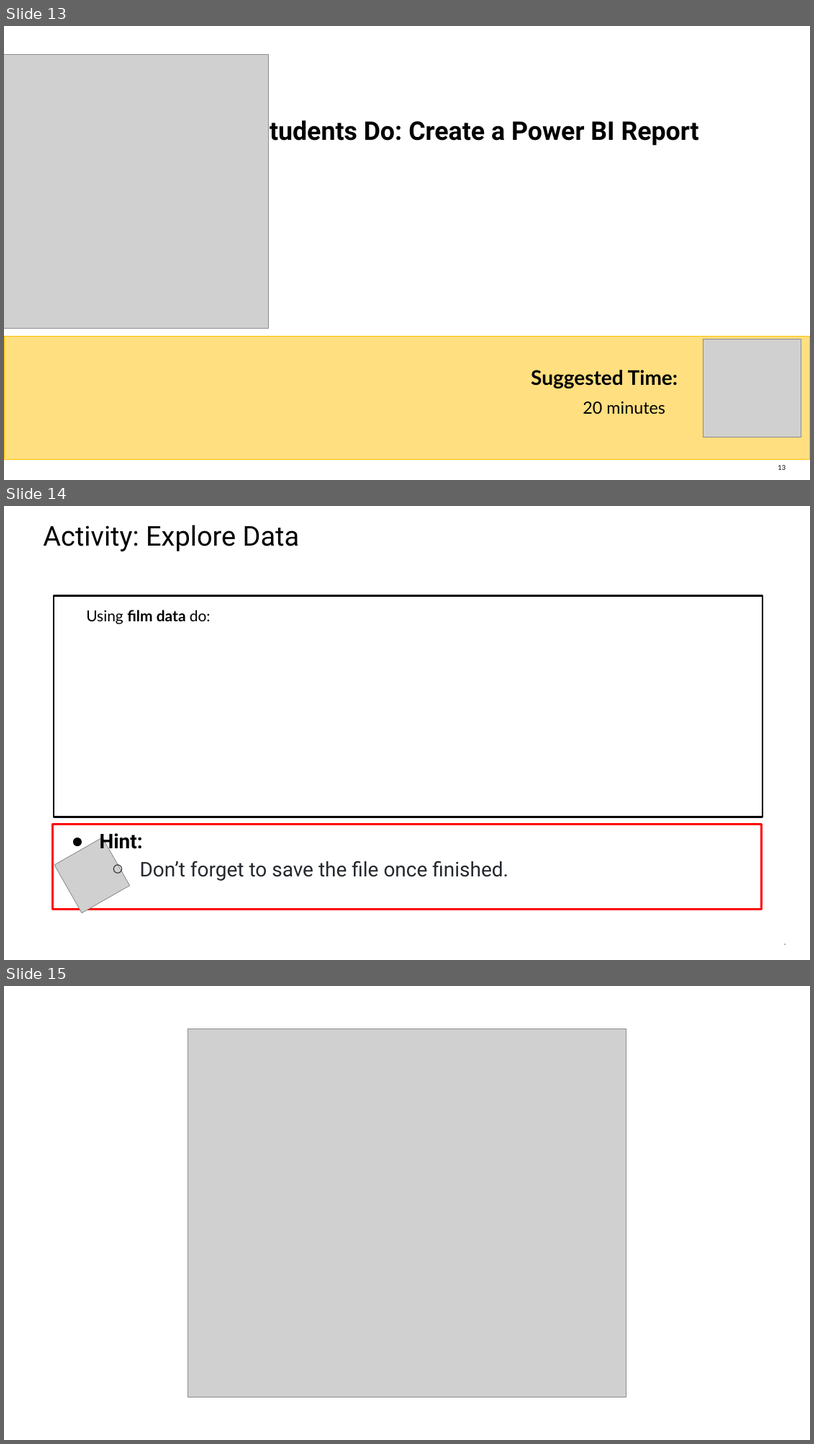
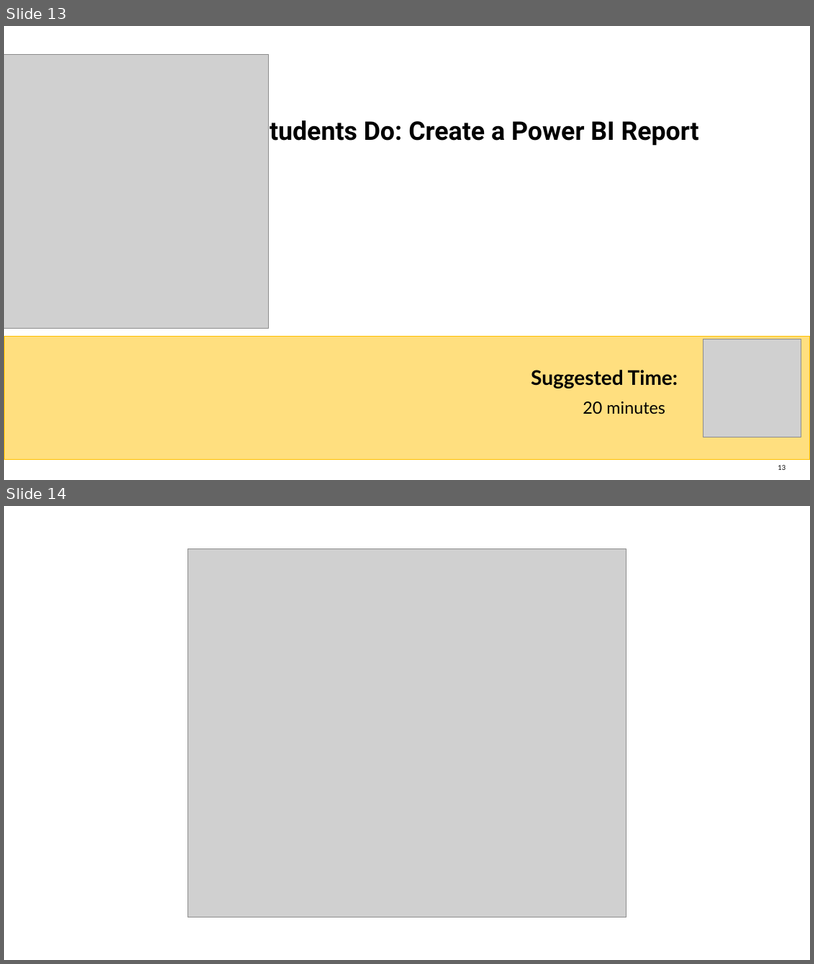
Before and after one commit to ahmadammar972/Tableau-Power-BI-stu, a slide deck: Ch10/Ch10.PPTX. Shown one above the other, each under a label of ours: slides 13, 14 and 15 before the commit, slides 13 and 14 after it. The pictures are 814x1444 and 814x964 pixels, drawn with LibreOffice and Linux fonts; fonts in the diff are those of the drawing; grey boxes stand for pictures. Boxes give left, top, right and bottom in pixels: in the first picture for what was removed or moved away, otherwise in the second. Text is boxed around its words. In the diff, an @@ line names an element or a change of style, - is before the commit and + after.

```diff
--- a/Ch10/Ch10.PPTX
+++ b/Ch10/Ch10.PPTX
@@ slide 14 removed at bbox=[4, 506, 810, 960], background #FFFFFF @@
@@ title removed at bbox=[43, 525, 299, 551] @@
-Activity: Explore Data
@@ rectangle removed at bbox=[54, 595, 763, 817] @@
@@ text removed at bbox=[86, 610, 211, 624] @@
-Using film data do:
@@ rectangle removed at bbox=[53, 824, 763, 909] @@
@@ picture removed at bbox=[54, 837, 129, 912] @@
@@ text removed at bbox=[100, 833, 509, 880] @@
-● Hint:
-  ○ Don’t forget to save the file once finished.
@@ page number removed at bbox=[784, 943, 787, 944] @@
-14
@@ what was slide 15 is now slide 14 @@
```
Also in this commit, not shown: 1 other file.
